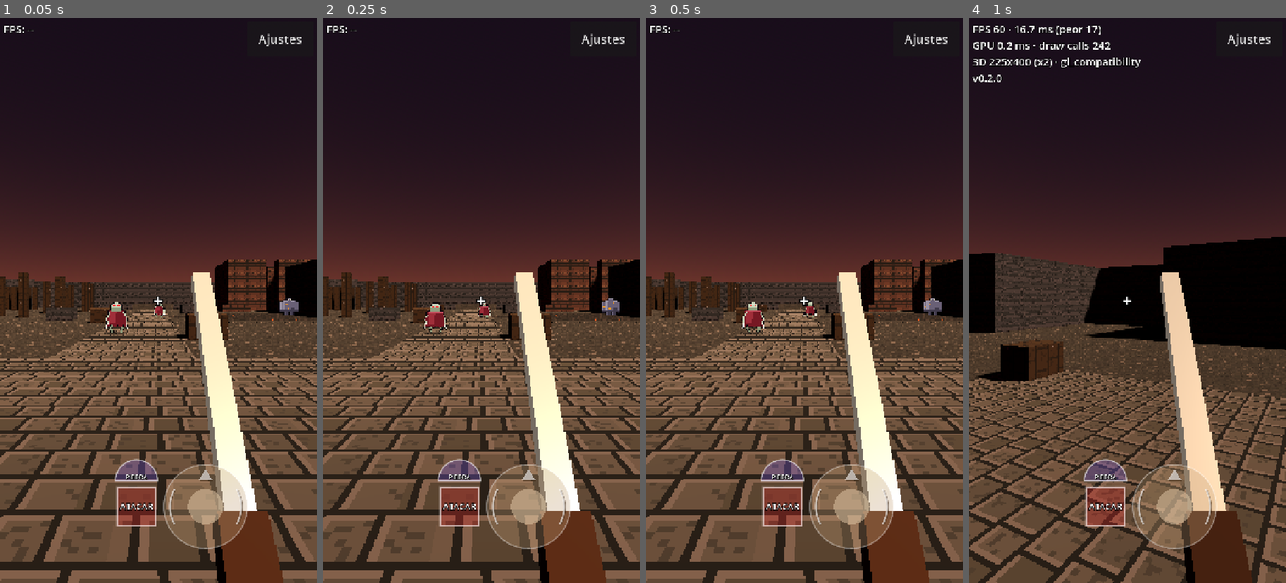
Above: before the commit, frames 1-4 (left to right).
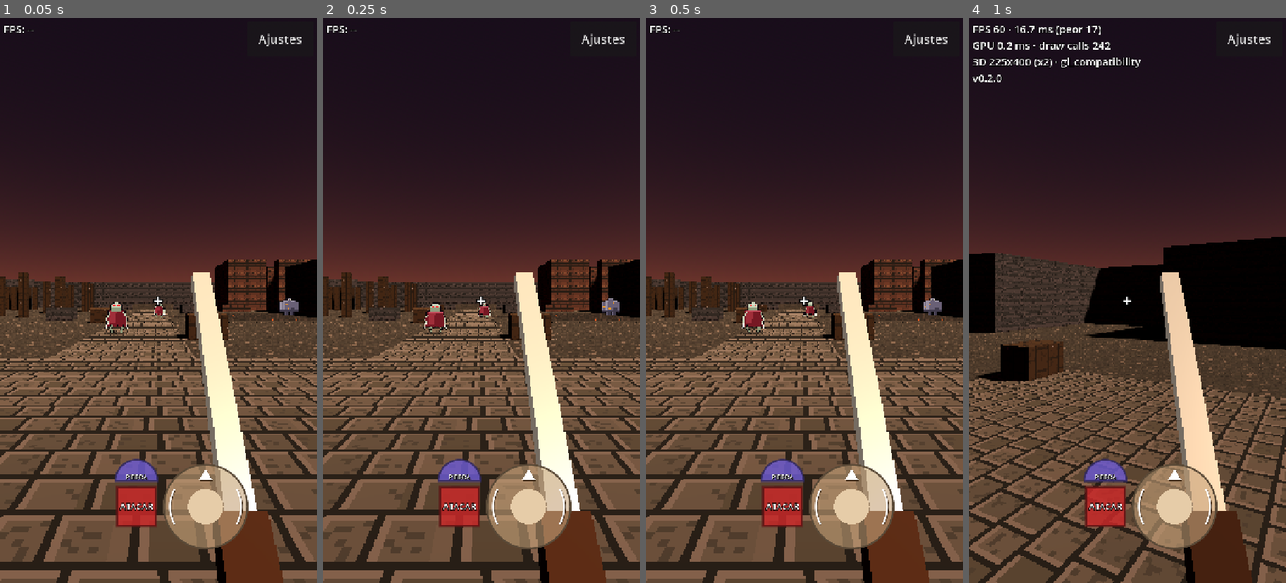
Above: after the commit, the same moments.

Repository: Clarexz/rpg-pixel-art-dark-fantasy
Game: Godot game, scene res://world/world.tscn
Same seed, same stepped clock (60 frames per second), same inputs: the game is played once before the commit and once after it.
Inputs (mouse positions are in pixels of both pictures, inside the frame that each line leads up to):
- Up to frame 1 (0.05 s): no input
- Up to frame 2 (0.25 s): no input
- Up to frame 3 (0.5 s): no input
- Up to frame 4 (1 s): tap Enter at 0.5 s; move the mouse to (1197, 272) at 0.52 s; hold D from 0.53 s (still down); tap F at 0.6 s; click (1197, 272) at 0.67 s; tap Space at 0.77 s

The runs differ from the first frame. In frame 1, 4.0% of the frame differs, in the area x 36-79%, y 78-94%; in frame 2, 4.0%; in frame 3, 4.0%; in frame 4, 3.6%.

Commit message:
Controles de una mano: paleta A (rojo, morado GameCube, café claro) más sólida y con borde oscuro
Co-Authored-By: Claude Opus 5.5 <noreply@anthropic.com>
Claude-Session: https://claude.ai/code/session_014Dsa23fScEoXoYDyqKzp3d

Diff:
--- a/ui/touch_controls/action_button.gd
+++ b/ui/touch_controls/action_button.gd
@@ -113,12 +113,12 @@
 
 func _draw() -> void:
 	var fill: Color = color
-	fill.a = 0.75 if pressed else 0.35
+	fill.a = 1.0 if pressed else 0.85
 	var points: PackedVector2Array = _shape_points(0.92 if pressed else 1.0)
 	draw_colored_polygon(points, fill)
 	var outline: PackedVector2Array = points.duplicate()
 	outline.append(points[0])
-	draw_polyline(outline, Color(1, 1, 1, 0.6), 3.0, true)
+	draw_polyline(outline, fill.darkened(0.55), 4.0, true)  # borde oscuro del mismo tono (estilo pixel art)
 	var box: Vector2 = get_box_size()
 	var font: Font = get_theme_default_font()
 	var font_size: int = int(radius * visual_scale * 0.45)
--- a/ui/touch_controls/one_hand_controls.gd
+++ b/ui/touch_controls/one_hand_controls.gd
@@ -64,6 +64,9 @@
 ## Separación del botón de ataque respecto al borde del stick (mano derecha).
 const BASE_STICK_RADIUS: float = 95.0
 const ATTACK_GAP: float = 62.0
+## Paleta A (elegida por Caleb): stick café claro y perilla más clara.
+const STICK_COLOR: Color = Color(0.78, 0.64, 0.48)
+const KNOB_COLOR: Color = Color(0.9, 0.8, 0.66)
 const ATTACK_LIFT: float = 0.0  # centrado con el stick (pedido de Caleb)
 ## Espacio plano entre el cuadrado de ataque y la media luna de la piedra.
 const STONE_GAP: float = 14.0
@@ -290,15 +293,15 @@
 	var active: bool = _finger != -1
 	var center: Vector2 = (_center if active else _anchor) - global_position
 	var knob: Vector2 = (_knob if active else _anchor) - global_position
-	var alpha: float = 0.5 if active else 0.22
-	draw_circle(center, r, Color(0.77, 0.63, 0.47, alpha + 0.1))
-	draw_arc(center, r, 0.0, TAU, 64, Color(1, 1, 1, alpha + 0.15), 3.0, true)
+	var alpha: float = 0.75 if active else 0.6
+	draw_circle(center, r, STICK_COLOR * Color(1, 1, 1, alpha))
+	draw_arc(center, r, 0.0, TAU, 64, STICK_COLOR.darkened(0.55), 4.0, true)
 	if _sprinting:
 		draw_arc(center, r + 8.0 * s, 0.0, TAU, 64, Color(1, 0.8, 0.2, 0.8), 4.0 * s, true)
 	# Las flechas llevan una sombra oscura para leerse sobre el café claro.
 	_draw_hints(center + Vector2(1.5, 1.5), r, Color(0.2, 0.12, 0.05, alpha + 0.3))
 	_draw_hints(center, r, Color(1, 1, 1, alpha + 0.4))
-	draw_circle(knob, r * 0.42, Color(0.88, 0.78, 0.65, alpha + 0.3))
+	draw_circle(knob, r * 0.42, KNOB_COLOR)
 
 
 func _draw_hints(center: Vector2, r: float, hint: Color) -> void:
--- a/ui/touch_controls/one_hand_controls.tscn
+++ b/ui/touch_controls/one_hand_controls.tscn
@@ -35,4 +35,4 @@
 label = "PIEDRA"
 shape = 2
 box_size = Vector2(96, 48)
-color = Color(0.42, 0.33, 0.78, 1)
+color = Color(0.42, 0.35, 0.8, 1)
